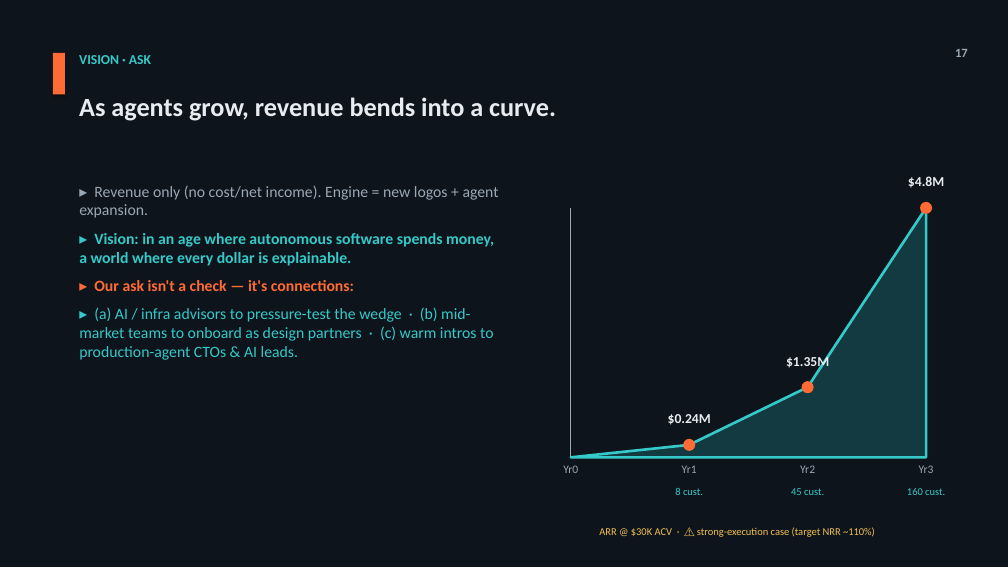
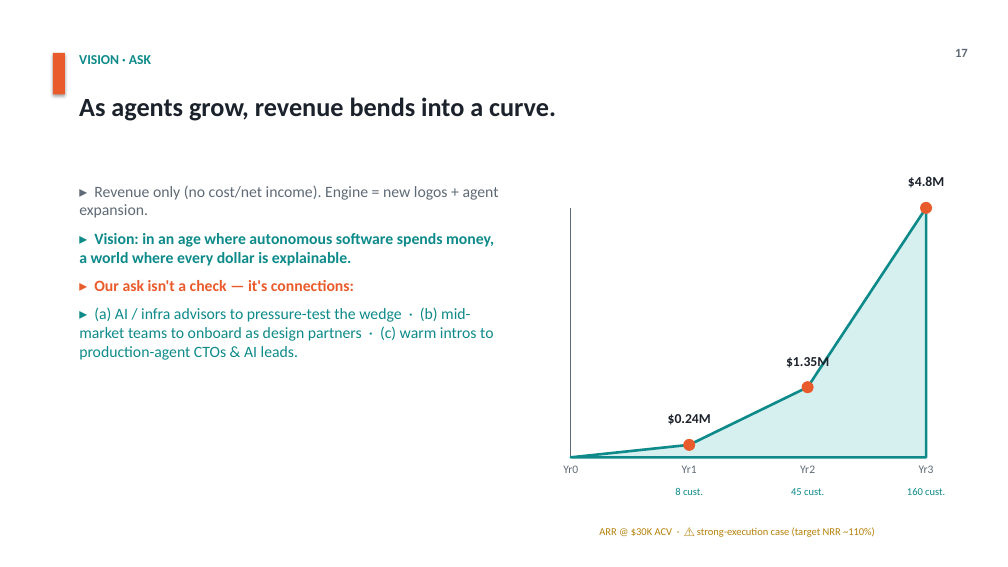
Before and after one commit to jmormalik/WTIA_AI_Cost_Gov, a slide deck: slide 17 of deliverables/Pitch_Deck_VersionA_Market-Shift_EN.pptx. Drawn at 1008x567 pixels with LibreOffice and Linux fonts; fonts in the diff are those of the drawing. Boxes give left, top, right and bottom in pixels: in the first picture for what was removed or moved away, otherwise in the second. Text is boxed around its words. In the diff, an @@ line names an element or a change of style, - is before the commit and + after.

```diff
--- a/deliverables/Pitch_Deck_VersionA_Market-Shift_EN.pptx
+++ b/deliverables/Pitch_Deck_VersionA_Market-Shift_EN.pptx
@@ background #0E141B to #FFFFFF @@
@@ text "▸ Revenue only (no cost/net ..." at [79,186,499,360]: text colour #9AA7B4 to #5E6A76 in "▸ Revenue only (no cost/net income). Engine ..."; text colour #35C9C9 to #0E8A8A in "▸ Vision: in an age where autonomous ...", "▸ (a) AI / infra advisors to ..."; text colour #FF6B35 to #EA5B2B in "▸ Our ask isn't a check — ..." @@
@@ text colour #E8ECF1 to #1B222B in 4 elements at [79,97,556,121], [668,414,711,425], [786,354,829,370], [908,176,944,188] @@
@@ elbow line (571, 208) - (571, 457): stroke #9AA7B4 1 pt to #5E6A76 1 pt @@
@@ freeform shape at [571,208,926,457]: fill #123A40 to #D6EFEF; outline #35C9C9 2.5 pt to #0E8A8A 2.5 pt @@
@@ fill #FF6B35 to #EA5B2B in 4 elements at [53,53,65,95], [684,439,696,451], [802,381,814,393], [920,202,932,214] @@
@@ elbow line (571, 457) - (926, 457): stroke #9AA7B4 1 pt to #5E6A76 1 pt @@
@@ text colour #9AA7B4 to #5E6A76 in 5 elements at [955,49,968,57], [563,465,578,473], [682,465,697,473], [800,465,815,473], [919,465,934,473] @@
@@ text colour #35C9C9 to #0E8A8A in 4 elements at [79,55,151,64], [675,488,703,495], [791,488,824,495], [907,488,945,495] @@
@@ text "ARR @ $30K ACV · ..." at [599,527,875,537]: text colour #F2C14E to #B5820A @@
```
Also in this commit, not shown: 16 other slides changed, 2 other files.
